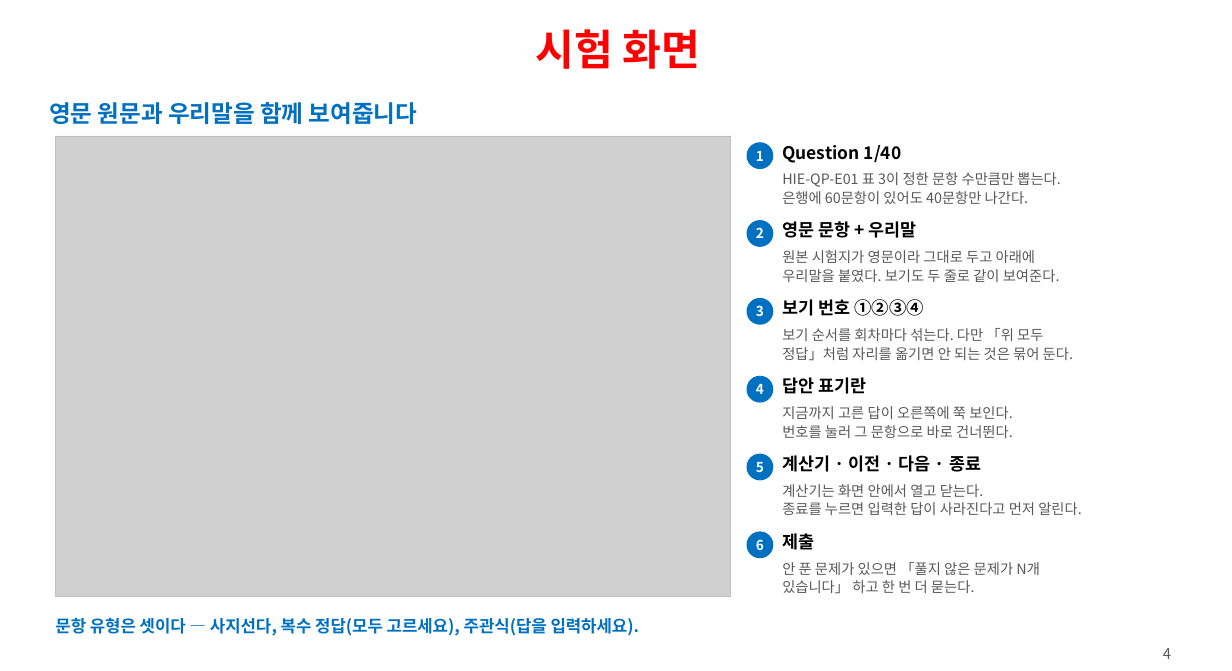
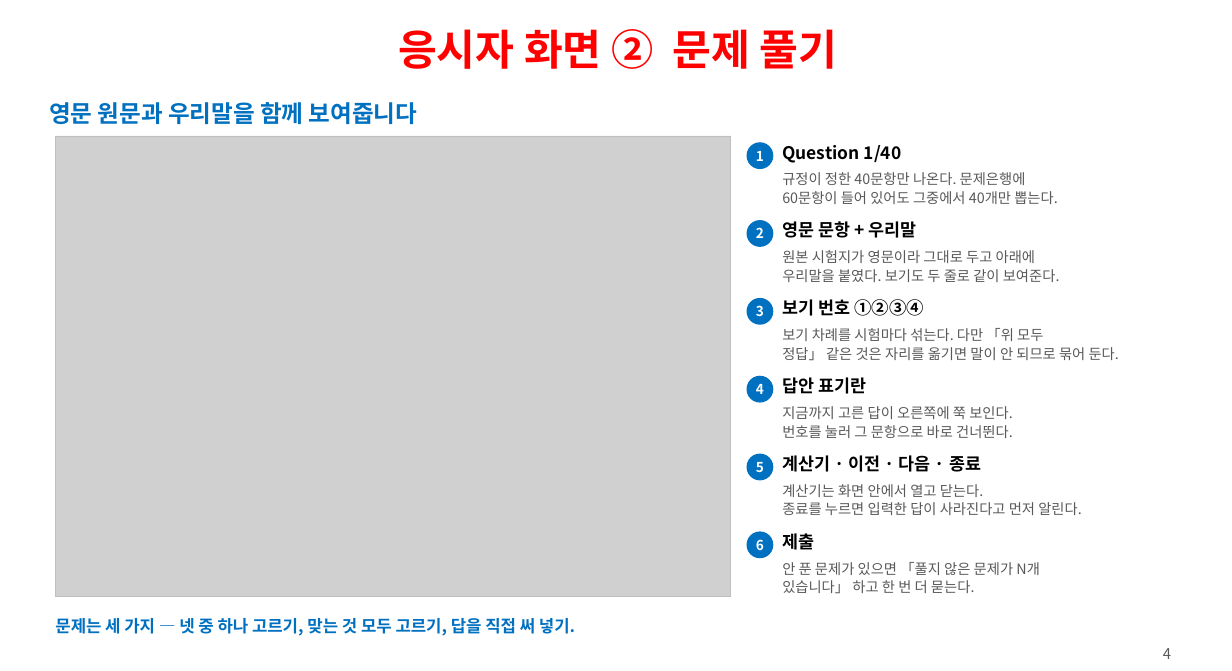
Before and after one commit to ys1277-sys/HIENDT-CBT, a slide deck: slide 4 of docs/발표자료-CBT-2026-08.pptx. Drawn at 1232x671 pixels with LibreOffice and Linux fonts; fonts in the diff are those of the drawing; grey boxes stand for pictures. Boxes give left, top, right and bottom in pixels: in the first picture for what was removed or moved away, otherwise in the second. Text is boxed around its words. In the diff, an @@ line names an element or a change of style, - is before the commit and + after.

```diff
--- a/docs/발표자료-CBT-2026-08.pptx
+++ b/docs/발표자료-CBT-2026-08.pptx
@@ text at <box>398,29,838,69</box>: text changed @@
-시험 화면
+응시자 화면 ② 문제 풀기
@@ text at <box>782,172,1057,204</box>: text changed @@
-HIE-QP-E01 표 3이 정한 문항 수만큼만 뽑는다.
-은행에 60문항이 있어도 40문항만 나간다.
+규정이 정한 40문항만 나온다. 문제은행에
+60문항이 들어 있어도 그중에서 40개만 뽑는다.
@@ text at <box>782,328,1119,360</box>: text changed @@
-보기 순서를 회차마다 섞는다. 다만 「위 모두
-정답」처럼 자리를 옮기면 안 되는 것은 묶어 둔다.
+보기 차례를 시험마다 섞는다. 다만 「위 모두
+정답」 같은 것은 자리를 옮기면 말이 안 되므로 묶어 둔다.
@@ text at <box>55,618,575,636</box>: text changed @@
-문항 유형은 셋이다 — 사지선다, 복수 정답(모두 고르세요), 주관식(답을 입력하세요).
+문제는 세 가지 — 넷 중 하나 고르기, 맞는 것 모두 고르기, 답을 직접 써 넣기.
```
Also in this commit, not shown: 18 other slides changed, 1 other file.
